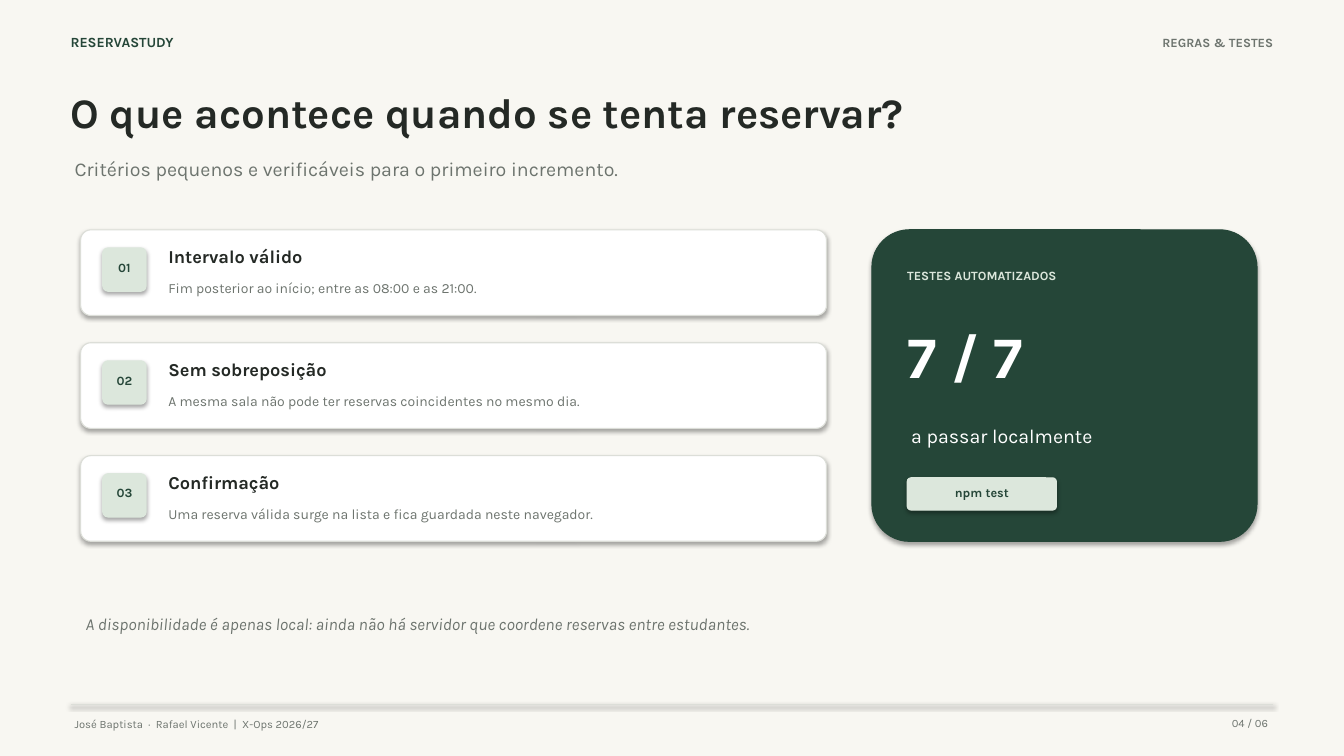
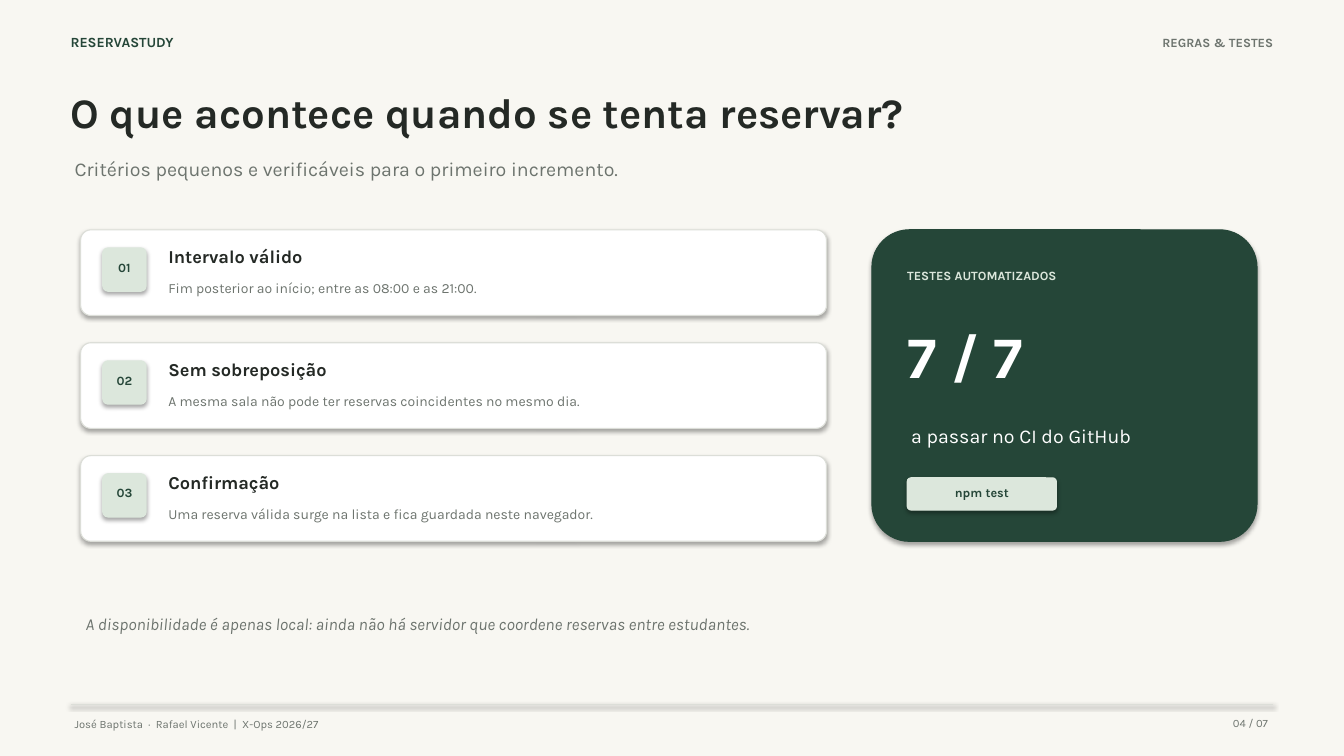
Before and after one commit to ZeZe2004/reservastudy, a slide deck: slide 4 of docs/apresentacao-sprint-1.pptx. Drawn at 1344x756 pixels with LibreOffice and Linux fonts; fonts in the diff are those of the drawing. Boxes give left, top, right and bottom in pixels: in the first picture for what was removed or moved away, otherwise in the second. Text is boxed around its words. In the diff, an @@ line names an element or a change of style, - is before the commit and + after.

```diff
--- a/docs/apresentacao-sprint-1.pptx
+++ b/docs/apresentacao-sprint-1.pptx
@@ text at box(911, 429, 1131, 448): text changed @@
-a passar localmente
+a passar no CI do GitHub
@@ text at box(1233, 720, 1268, 727): text changed @@
-04 / 06
+04 / 07
```
Also in this commit, not shown: 4 other slides changed, 1 slide added.
